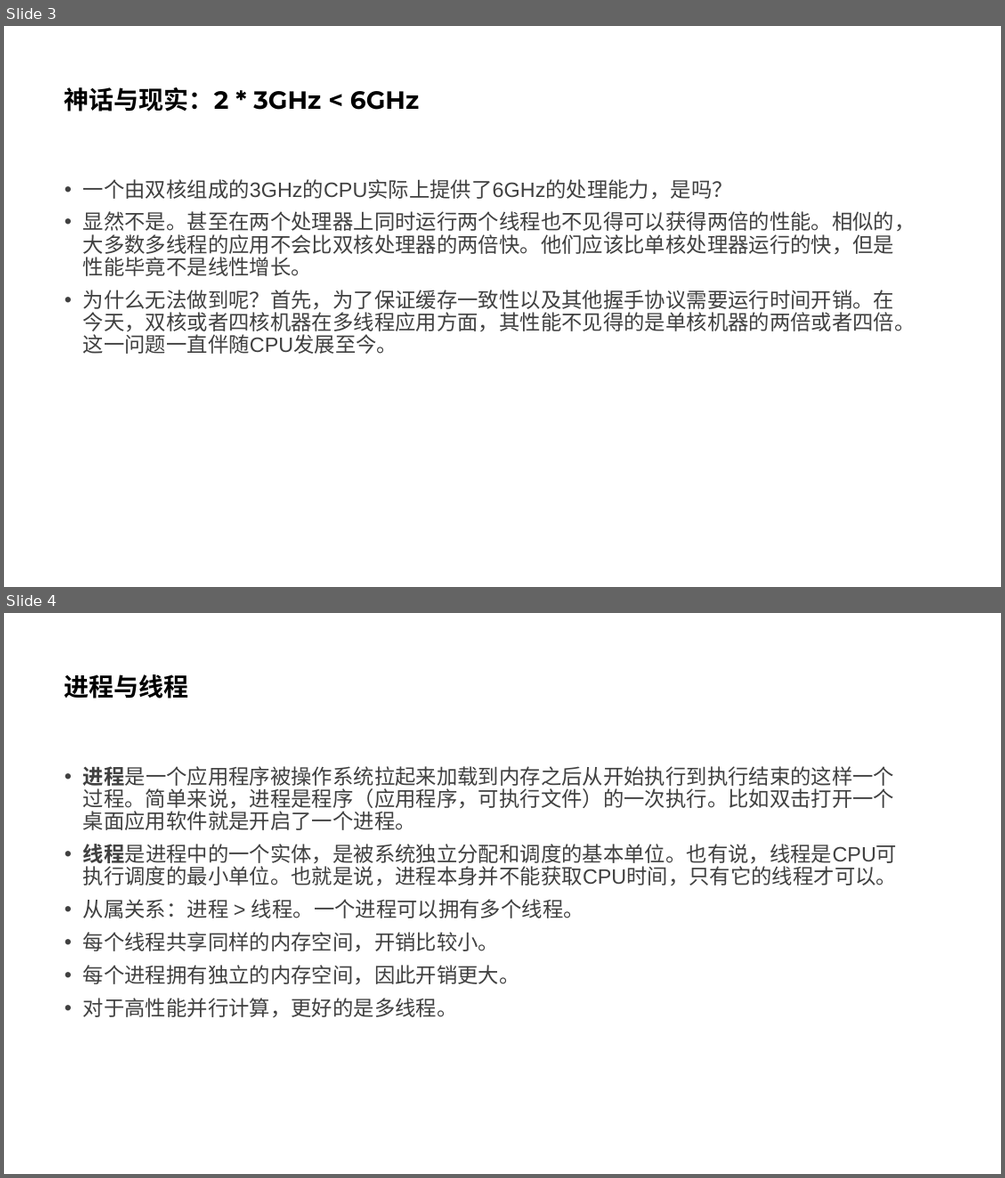
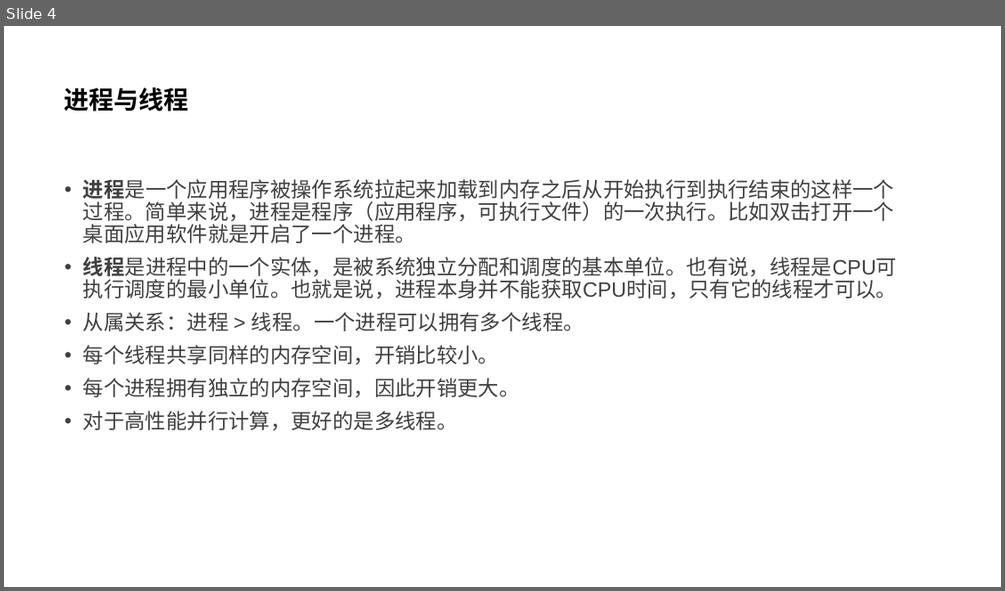
Before and after one commit to parallel101/course, a slide deck: 05/slides.pptx. Shown one above the other, each under a label of ours: slides 3 and 4 before the commit, slide 4 after it. The pictures are 1005x1178 and 1005x591 pixels, drawn with LibreOffice and Linux fonts; fonts in the diff are those of the drawing. Boxes give left, top, right and bottom in pixels: in the first picture for what was removed or moved away, otherwise in the second. Text is boxed around its words. In the diff, an @@ line names an element or a change of style, - is before the commit and + after.

```diff
--- a/05/slides.pptx
+++ b/05/slides.pptx
@@ slide 3 removed at [4, 26, 1001, 587], background #FFFFFF @@
@@ title removed at [65, 87, 419, 111] @@
-神话与现实：2 * 3GHz < 6GHz
@@ text removed at [83, 179, 915, 354] @@
-• 一个由双核组成的3GHz的CPU实际上提供了6GHz的处理能力，是吗？
-• 显然不是。甚至在两个处理器上同时运行两个线程也不见得可以获得两倍的性能。相似的，大多数多线程的应用不会比双核处理器的两倍快。他们应该比单核处理器运行的快，但是性能毕竟不是线性增长。
-• 为什么无法做到呢？首先，为了保证缓存一致性以及其他握手协议需要运行时间开销。在今天，双核或者四核机器在多线程应用方面，其性能不见得的是单核机器的两倍或者四倍。这一问题一直伴随CPU发展至今。
```
Also in this commit, not shown: 5 slides changed, 6 slides added, 7 other slides removed, 27 other files.
